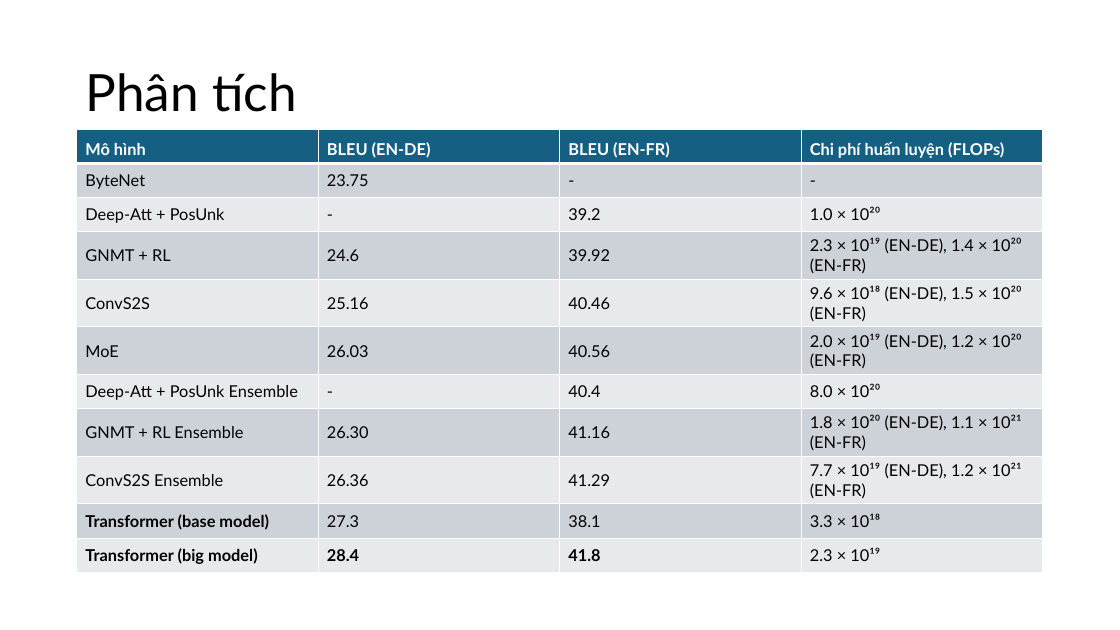
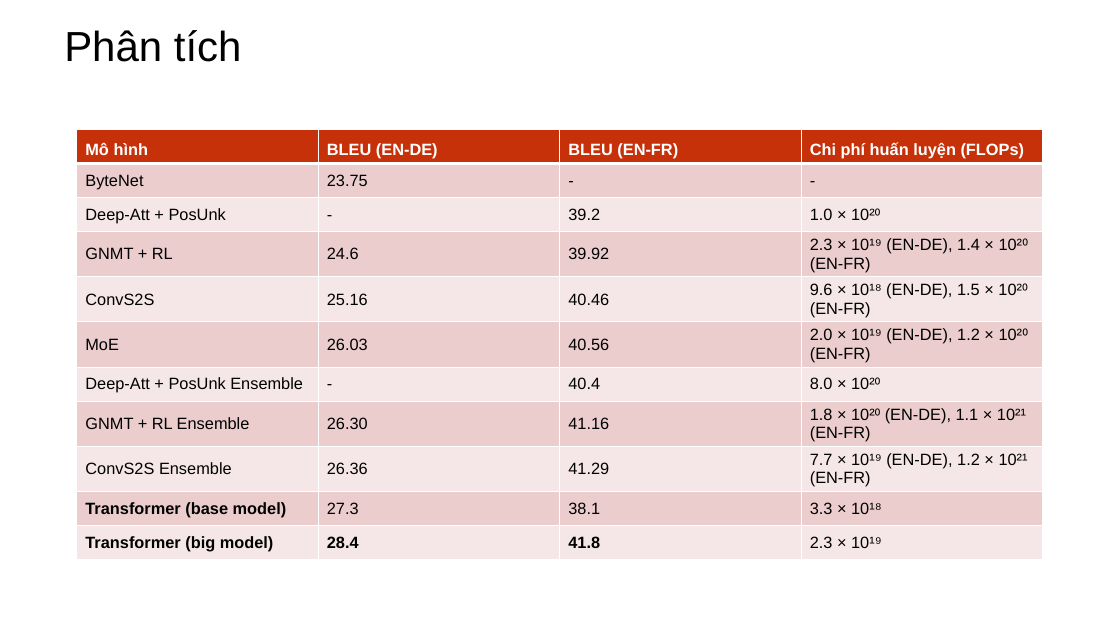
Before and after one commit to thanhtai9606/lab-master, a slide deck: slide 13 of lab/all you need/Attention Is All You Need.pptx. Drawn at 1120x630 pixels with LibreOffice and Linux fonts; fonts in the diff are those of the drawing; background and template pictures are left out. Boxes give left, top, right and bottom in pixels: in the first picture for what was removed or moved away, otherwise in the second. Text is boxed around its words. In the diff, an @@ line names an element or a change of style, - is before the commit and + after.

```diff
--- a/lab/all you need/Attention Is All You Need.pptx
+++ b/lab/all you need/Attention Is All You Need.pptx
@@ title "Phân tích": place and size @@
-title "Phân tích" at <box>85,73,297,112</box>
+title "Phân tích" at <box>64,30,242,62</box>
@@ title "Phân tích" at <box>64,30,242,62</box>: size 44 to 36 pt, font Lato to Arial; line spacing 0.9 to 1 @@
@@ table at <box>77,129,1045,572</box> @@
@@ fill #156082 to #C73109 in row 1 @@
@@ fill #CCD2D8 to #EBCECC in 20 cells @@
@@ fill #E8EAED to #F5E8E7 in 20 cells @@
@@ font Lato to Arial @@
```
Also in this commit, not shown: 14 other slides changed, 1 slide removed, 4 other files.
